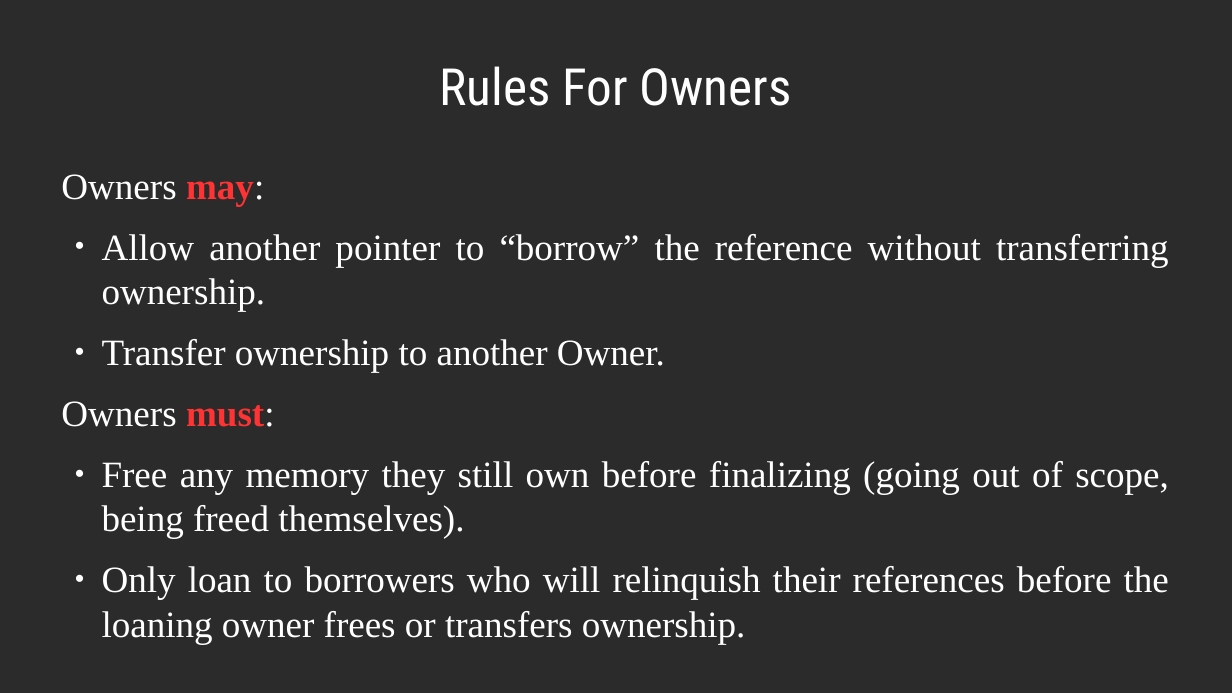
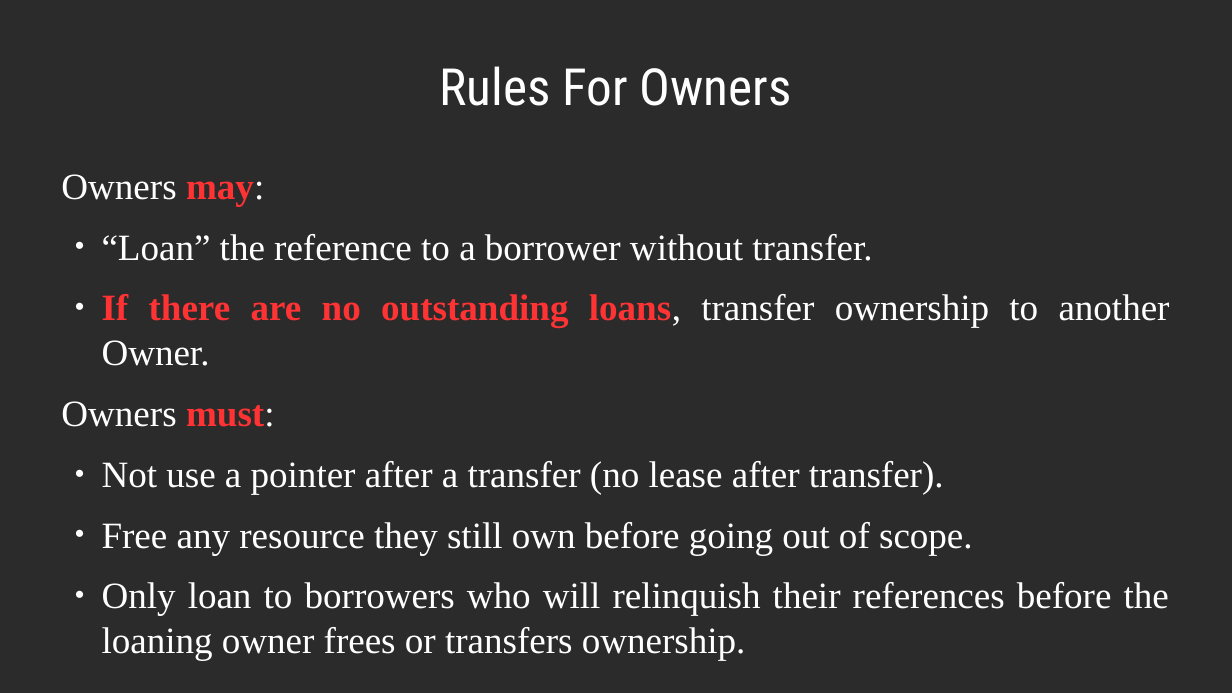
Before and after one commit to dllaurence/youngmanandc, a slide deck: slide 36 of 2020-youngmanandthec-scale.odp (slide 38 before the commit). Drawn at 1232x693 pixels with LibreOffice and Linux fonts; fonts in the diff are those of the drawing; background and template pictures are left out; a plain dark background stands for a picture behind light text. Boxes give left, top, right and bottom in pixels: in the first picture for what was removed or moved away, otherwise in the second. Text is boxed around its words. In the diff, an @@ line names an element or a change of style, - is before the commit and + after.

```diff
--- a/2020-youngmanandthec-scale.odp
+++ b/2020-youngmanandthec-scale.odp
@@ text at (102, 234, 1170, 366): text changed @@
-● Allow another pointer to “borrow” the reference without transferring ownership.
-● Transfer ownership to another Owner.
+● “Loan” the reference to a borrower without transfer.
+● If there are no outstanding loans, transfer ownership to another Owner.
@@ text at (102, 461, 973, 555): text changed @@
-● Free any memory they still own before finalizing (going out of scope, being freed themselves).
+● Not use a pointer after a transfer (no lease after transfer).
+● Free any resource they still own before going out of scope.
```
Also in this commit, not shown: 12 other slides changed, 15 slides added, 3 slides removed.
